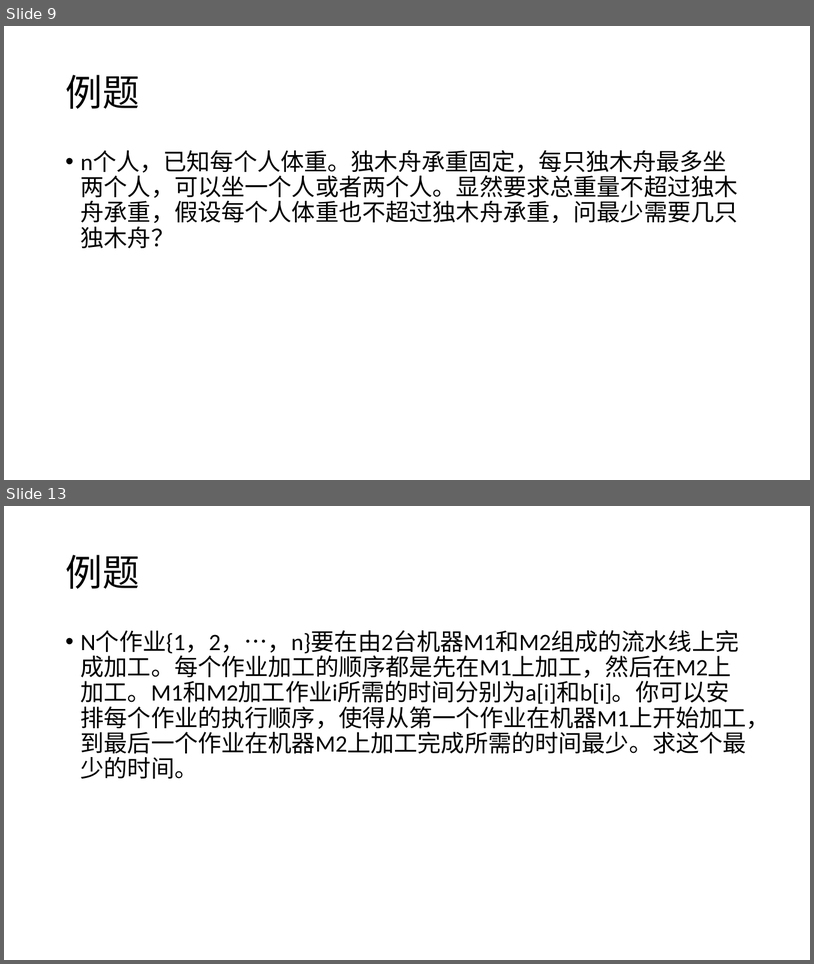
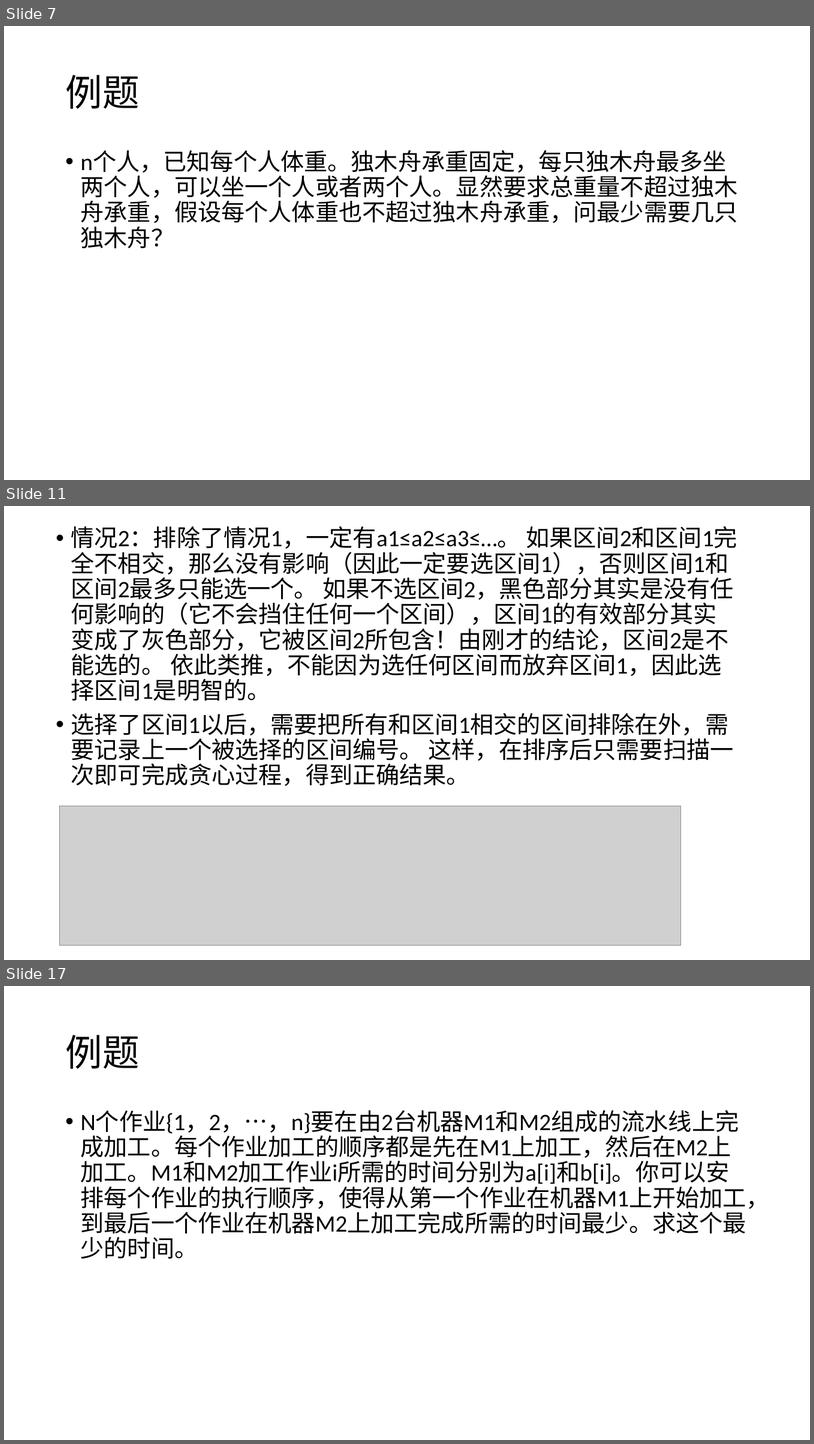
Before and after one commit to plus7wist/accepted-codes, a slide deck: notes/贪心.pptx. Shown one above the other, each under a label of ours: slides 9 and 13 before the commit, slides 7, 11 and 17 after it; the slides between them are not shown. The pictures are 814x964 and 814x1444 pixels, drawn with LibreOffice and Linux fonts; fonts in the diff are those of the drawing; grey boxes stand for pictures. Boxes give left, top, right and bottom in pixels: in the first picture for what was removed or moved away, otherwise in the second. Text is boxed around its words. In the diff, an @@ line names an element or a change of style, - is before the commit and + after.

```diff
--- a/notes/贪心.pptx
+++ b/notes/贪心.pptx
@@ slide 11 added at [4, 506, 810, 960], background #FFFFFF @@
@@ text added at [71, 526, 738, 786], 28 pt, text #000000 @@
+• 情况2：排除了情况1，一定有a1≤a2≤a3≤…。 如果区间2和区间1完全不相交，那么没有影响（因此一定要选区间1），否则区间1和区间2最多只能选一个。 如果不选区间2，黑色部分其实是没有任何影响的（它不会挡住任何一个区间），区间1的有效部分其实变成了灰色部分，它被区间2所包含！由刚才的结论，区间2是不能选的。 依此类推，不能因为选任何区间而放弃区间1，因此选择区间1是明智的。
+• 选择了区间1以后，需要把所有和区间1相交的区间排除在外，需要记录上一个被选择的区间编号。 这样，在排序后只需要扫描一次即可完成贪心过程，得到正确结果。
@@ picture added at [60, 805, 681, 945] @@
@@ what was slide 9 is now slide 7 @@
@@ what was slide 13 is now slide 17 @@
```
Also in this commit, not shown: 8 slides changed, 6 other slides added, 4 slides removed, 4 other files.
